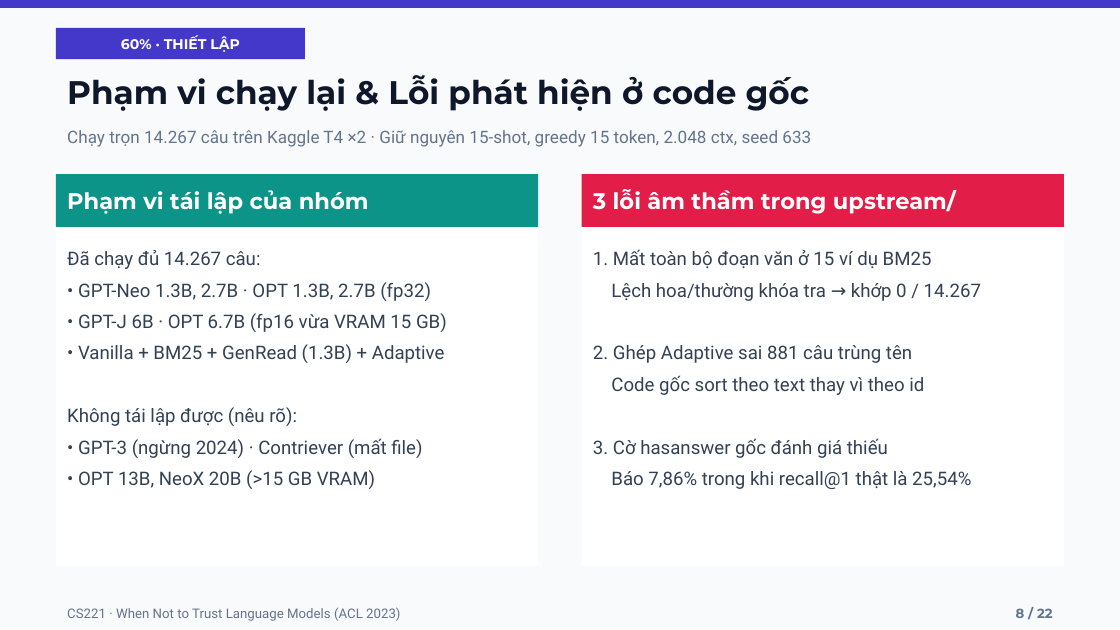
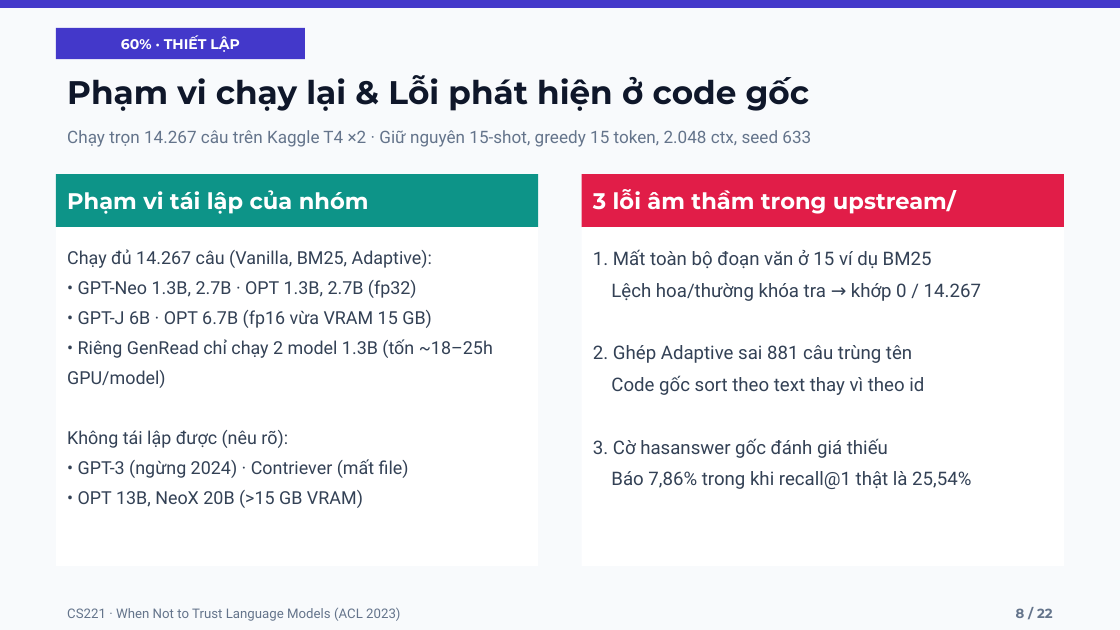
Before and after one commit to vanductan-NLT/CS221, a slide deck: slide 8 of slides/CS221_Adaptive_Retrieval.pptx. Drawn at 1120x630 pixels with LibreOffice and Linux fonts; fonts in the diff are those of the drawing. Boxes give left, top, right and bottom in pixels: in the first picture for what was removed or moved away, otherwise in the second. Text is boxed around its words. In the diff, an @@ line names an element or a change of style, - is before the commit and + after.

Commit message:
docs: làm rõ phạm vi GenRead chỉ chạy trên 2 mô hình 1.3B do tốn GPU

```diff
--- a/slides/CS221_Adaptive_Retrieval.pptx
+++ b/slides/CS221_Adaptive_Retrieval.pptx
@@ text in rectangle at (x1=67, y1=249, x2=432, y2=268): text changed; size 12 to 11.5 pt @@
-Đã chạy đủ 14.267 câu:
+Chạy đủ 14.267 câu (Vanilla, BM25, Adaptive):
@@ text in rectangle at (x1=67, y1=280, x2=432, y2=508): size 12 to 11.5 pt in "• GPT-Neo 1.3B, 2.7B · OPT 1.3B, ...", "• GPT-J 6B · OPT 6.7B (fp16 ...", "Không tái lập được (nêu rõ):", "• GPT-3 (ngừng 2024) · Contriever (mất ..." and 1 more places @@
@@ text in rectangle at (x1=67, y1=339, x2=493, y2=388): text changed; size 12 to 11.5 pt @@
-• Vanilla + BM25 + GenRead (1.3B) + Adaptive
+• Riêng GenRead chỉ chạy 2 model 1.3B (tốn ~18–25h GPU/model)
```
Also in this commit, not shown: 1 other file.
